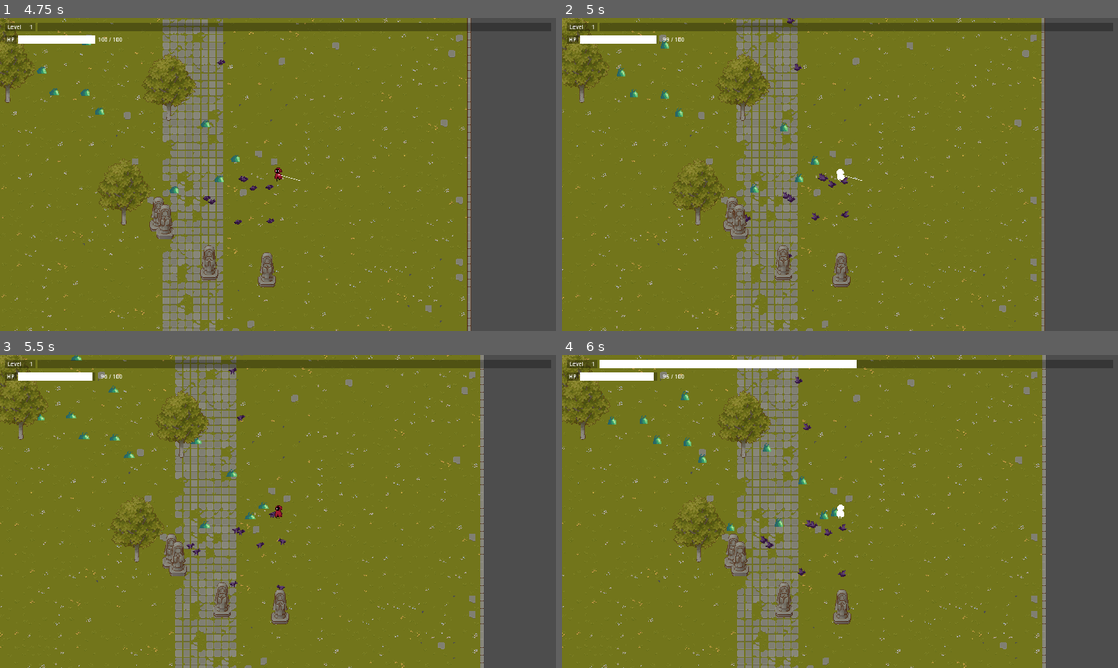
Above: before the commit, frames 1-4 (two rows, left to right).
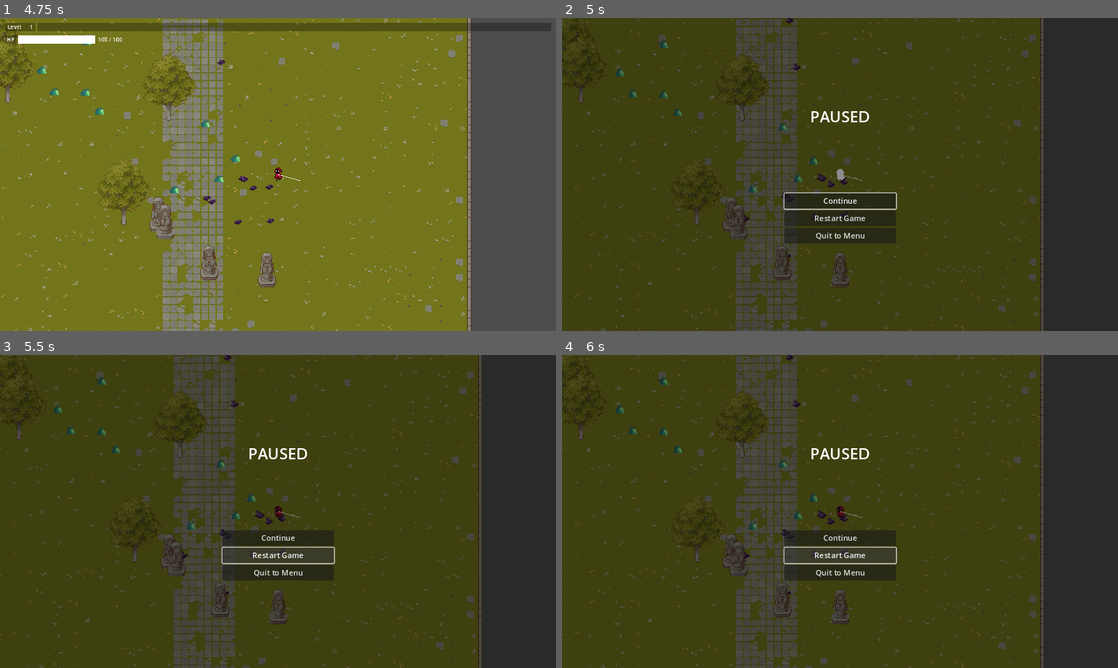
Above: after the commit, the same moments.

Repository: reyhanfarabi/project-survive
Game: Godot game, scene res://scenes/main_menu_screen_component.tscn
Same seed, same stepped clock (60 frames per second), same inputs: the game is played once before the commit and once after it.
Inputs (mouse positions are in pixels of both pictures, inside the frame that each line leads up to):
- Up to frame 1 (4.75 s): click "Start Game" at 0.5 s; move the mouse to (400, 158) at 1.27 s; hold D (right) 1.28-2.03 s; tap W (top) every 0.75 s from 1.35 to 4.35 s; move the mouse to (166, 190) at 2.02 s; hold S (down) 2.03-2.78 s; move the mouse to (333, 105) at 2.77 s; hold D (right) 2.78-4.28 s; move the mouse to (250, 237) at 3.52 s; move the mouse to (444, 221) at 4.27 s; hold A (left) from 4.28 s (still down)
- Up to frame 2 (5 s): keep holding A (left); tap Escape (paused, bound only after the commit) at 4.9 s
- Up to frame 3 (5.5 s): release A (left) at 5 s; click (278, 555) at 5 s, where only the run after the commit has a clickable "Restart Game"
- Up to frame 4 (6 s): click (840, 555) at 5.75 s, where only the run after the commit has a clickable "Restart Game"

Frame 1 is identical in both runs. In frame 2, 97% of the frame differs, in the area x 0-100%, y 0-100%; in frame 3, 97%; in frame 4, 98%.

Commit message:
add logic to pause screen and minor refactor

Diff:
--- a/project.godot
+++ b/project.godot
@@ -56,6 +56,12 @@
 , Object(InputEventJoypadMotion,"resource_local_to_scene":false,"resource_name":"","device":-1,"axis":1,"axis_value":1.0,"script":null)
 ]
 }
+paused={
+"deadzone": 0.5,
+"events": [Object(InputEventKey,"resource_local_to_scene":false,"resource_name":"","device":-1,"window_id":0,"alt_pressed":false,"shift_pressed":false,"ctrl_pressed":false,"meta_pressed":false,"pressed":false,"keycode":0,"physical_keycode":4194305,"key_label":0,"unicode":0,"echo":false,"script":null)
+, Object(InputEventJoypadButton,"resource_local_to_scene":false,"resource_name":"","device":0,"button_index":6,"pressure":0.0,"pressed":false,"script":null)
+]
+}
 
 [rendering]
 
--- a/scenes/game.tscn
+++ b/scenes/game.tscn
@@ -6,6 +6,7 @@
 [ext_resource type="Resource" uid="uid://bcn8gxsuhklha" path="res://resources/source_spawner/slime_spawner.tres" id="4_1gybc"]
 [ext_resource type="Resource" uid="uid://klotmfuuu128" path="res://resources/source_spawner/bat_spawner.tres" id="6_psk6g"]
 [ext_resource type="PackedScene" uid="uid://dfwwktobs2ab7" path="res://scenes/ui.tscn" id="7_1jlsa"]
+[ext_resource type="PackedScene" uid="uid://bflv2yakif0iw" path="res://scenes/paused_menu_screen_component.tscn" id="8_3qpd7"]
 [ext_resource type="Script" path="res://scripts/enemy_source_spawner.gd" id="8_p0jw0"]
 
 [sub_resource type="TileSetAtlasSource" id="TileSetAtlasSource_si7rc"]
@@ -287,29 +288,40 @@
 [node name="Game" type="Node2D"]
 
 [node name="TileMapGround" type="TileMap" parent="."]
+process_mode = 1
 tile_set = SubResource("TileSet_2qkb8")
 format = 2
 layer_0/tile_data = PackedInt32Array(-131077, 458752, 6, -131076, 458752, 3, -65539, 327680, 2, -2, 65536, 7, 131074, 3 …(17134 unchanged characters)…
 
 [node name="TileMapEdge" type="TileMap" parent="."]
+process_mode = 1
 tile_set = SubResource("TileSet_y8v1i")
 format = 2
 layer_0/tile_data = PackedInt32Array(917486, 65536, 3, 917487, 131072, 3, 917488, 131072, 3, 917489, 131072, 3, 917490, …(2939 unchanged characters)…
 
 [node name="DropsContainer" type="Node2D" parent="."]
+process_mode = 1
 
 [node name="EnemyContainer" type="Node2D" parent="."]
+process_mode = 1
 
 [node name="GameCamera2D" type="Camera2D" parent="."]
+process_mode = 1
 
 [node name="Player" parent="." instance=ExtResource("3_5vid3")]
+process_mode = 1
 
 [node name="EnemySourceSpawner" type="Node2D" parent="."]
+process_mode = 1
 script = ExtResource("8_p0jw0")
 _resources = Array[Resource("res://scripts/resources/resource_enemy_spawner.gd")]([ExtResource("4_1gybc"), ExtResource("6_psk6g")])
 
-[node name="CanvasLayer" type="CanvasLayer" parent="."]
-
-[node name="UI" parent="CanvasLayer" instance=ExtResource("7_1jlsa")]
+[node name="UILayer" type="CanvasLayer" parent="."]
+process_mode = 1
+
+[node name="UI" parent="UILayer" instance=ExtResource("7_1jlsa")]
 offset_bottom = 36.0
 size_flags_horizontal = 0
+
+[node name="PausedMenuComponent" parent="." node_paths=PackedStringArray("_ui_layer") instance=ExtResource("8_3qpd7")]
+_ui_layer = NodePath("../UILayer")
--- a/scenes/main_menu_screen_component.tscn
+++ b/scenes/main_menu_screen_component.tscn
@@ -3,6 +3,7 @@
 [ext_resource type="Script" path="res://scripts/main_menu_screen_component.gd" id="1_agfp6"]
 
 [node name="MainMenuScreenComponent" type="CanvasLayer"]
+process_mode = 3
 script = ExtResource("1_agfp6")
 
 [node name="Control" type="Control" parent="."]
--- a/scenes/pause_menu_component.tscn
+++ b/scenes/paused_menu_screen_component.tscn
@@ -1,6 +1,10 @@
-[gd_scene format=3 uid="uid://bflv2yakif0iw"]
+[gd_scene load_steps=2 format=3 uid="uid://bflv2yakif0iw"]
 
-[node name="PauseMenuComponent" type="CanvasLayer"]
+[ext_resource type="Script" path="res://scripts/paused_menu_screen_component.gd" id="1_ov8rh"]
+
+[node name="PausedMenuScreenComponent" type="CanvasLayer"]
+process_mode = 3
+script = ExtResource("1_ov8rh")
 
 [node name="Control" type="Control" parent="."]
 layout_mode = 3
@@ -17,7 +21,7 @@
 anchor_bottom = 1.0
 grow_horizontal = 2
 grow_vertical = 2
-color = Color(0, 0, 0, 0.133333)
+color = Color(0, 0, 0, 0.45098)
 
 [node name="VBoxContainer" type="VBoxContainer" parent="Control"]
 layout_mode = 1
@@ -27,9 +31,9 @@
 anchor_right = 0.5
 anchor_bottom = 0.5
 offset_left = -115.5
-offset_top = -140.0
+offset_top = -142.5
 offset_right = 115.5
-offset_bottom = 140.0
+offset_bottom = 142.5
 grow_horizontal = 2
 grow_vertical = 2
 
@@ -62,3 +66,8 @@
 layout_mode = 2
 text = "Quit to Menu
 "
+
+[connection signal="visibility_changed" from="." to="." method="_on_visibility_changed"]
+[connection signal="pressed" from="Control/VBoxContainer/MenuButtonContainer/ContinueGameButton" to="." method="_on_continue_game_button_pressed"]
+[connection signal="pressed" from="Control/VBoxContainer/MenuButtonContainer/RestartGameButton" to="." method="_on_restart_game_button_pressed"]
+[connection signal="pressed" from="Control/VBoxContainer/MenuButtonContainer/QuitToMenuButton" to="." method="_on_quit_to_menu_button_pressed"]
--- a/scripts/main_menu_screen_component.gd
+++ b/scripts/main_menu_screen_component.gd
@@ -1,4 +1,5 @@
 extends CanvasLayer
+class_name MainMenuScreenComponent
 
 
 @onready var _start_game_button: Button = $Control/VBoxContainer/MenuButtonContainer/StartGameButton
@@ -6,6 +7,7 @@
 
 
 func _ready() -> void:
+	get_tree().paused = false
 	_start_game_button.grab_focus()
 	_set_project_version()
 
@@ -17,7 +19,7 @@
 func _get_project_version() -> String:
 	var export_config = ConfigFile.new()
 	var export_config_path = "res://export_presets.cfg"
-	var config_error = export_config.load(export_config_path)
+	var _config_error = export_config.load(export_config_path)
 	return export_config.get_value("preset.0.options", "application/product_version", "dynamic product version")
 
 
--- /dev/null
+++ b/scripts/paused_menu_screen_component.gd
@@ -0,0 +1,38 @@
+extends CanvasLayer
+class_name PausedMenuScreenComponent
+
+
+@onready var _continue_button: Button = $Control/VBoxContainer/MenuButtonContainer/ContinueGameButton
+
+@export var _ui_layer: CanvasLayer
+
+
+func _ready() -> void:
+	hide()
+
+
+func _input(event) -> void:
+	if event.is_action_released("paused"):
+		visible = !visible
+		_ui_layer.visible = !_ui_layer.visible
+		get_tree().paused = !get_tree().paused
+
+
+func _on_continue_game_button_pressed() -> void:
+	hide()
+	_ui_layer.visible = true
+	get_tree().paused = false
+
+
+func _on_restart_game_button_pressed() -> void:
+	# TODO: add pause logic
+	pass
+
+
+func _on_quit_to_menu_button_pressed() -> void:
+	get_tree().change_scene_to_file("res://scenes/main_menu_screen_component.tscn")
+
+
+func _on_visibility_changed() -> void:
+	if visible:
+		_continue_button.grab_focus()
Not shown: 1 places in scenes/game.tscn that only renumber resources
